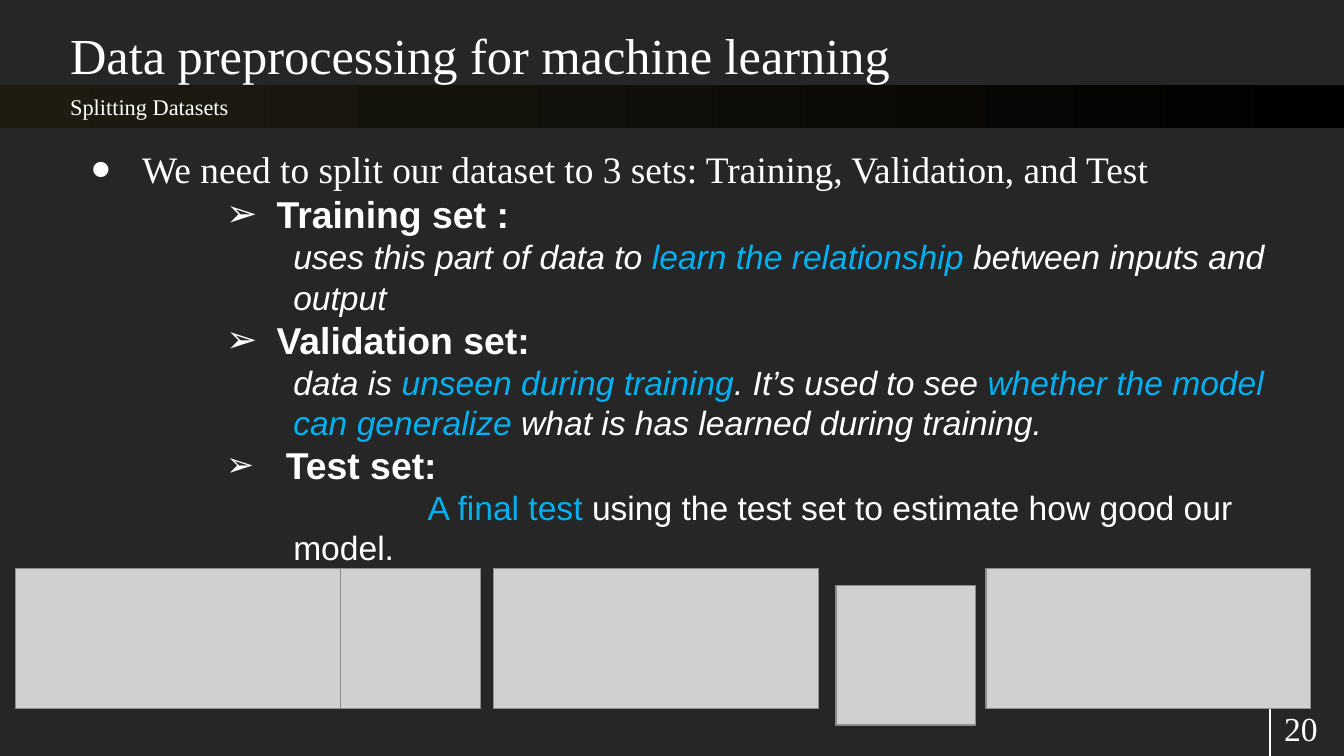
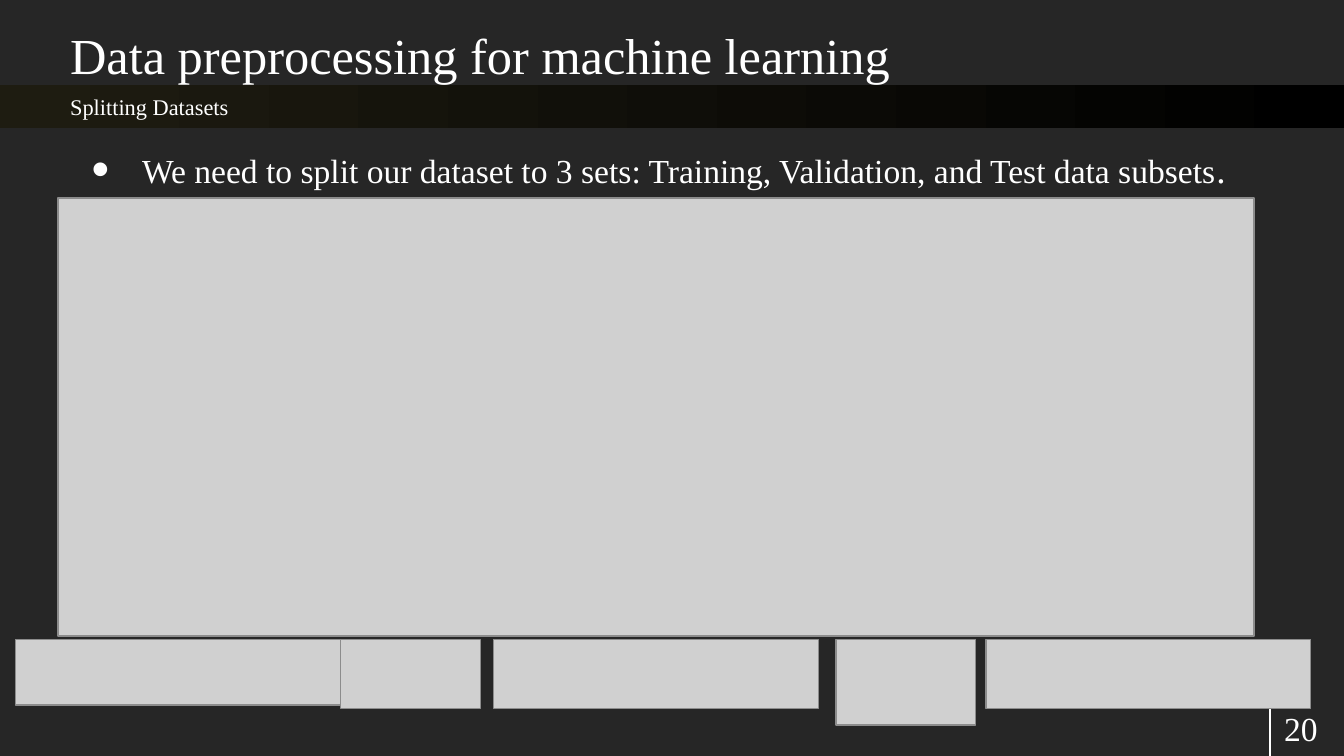
Before and after one commit to sherifRoshdy/Machine-learning-project, a slide deck: slide 20 of Presentation/final ml.pptx. Drawn at 1344x756 pixels with LibreOffice and Linux fonts; fonts in the diff are those of the drawing; grey boxes stand for pictures. Boxes give left, top, right and bottom in pixels: in the first picture for what was removed or moved away, otherwise in the second. Text is boxed around its words. In the diff, an @@ line names an element or a change of style, - is before the commit and + after.

```diff
--- a/Presentation/final ml.pptx
+++ b/Presentation/final ml.pptx
@@ text at [142,159,1215,190]: text changed; font Arial to Times New Roman; italic off @@
-• We need to split our dataset to 3 sets: Training, Validation, and Test
-    ➢ Training set :
-      uses this part of data to learn the relationship between inputs and output
-    ➢ Validation set:
-      data is unseen during training. It’s used to see whether the model can generalize what is has learned during training.
-    ➢ Test set:
-      A final test using the test set to estimate how good our model.
+• We need to split our dataset to 3 sets: Training, Validation, and Test data subsets.
@@ picture added at [58,198,1254,636] @@
@@ picture: place and size @@
-picture at [16,569,341,708]
+picture at [16,640,341,706]
@@ picture: place and size @@
-picture at [340,569,480,708]
+picture at [341,639,480,708]
@@ picture: place and size @@
-picture at [493,569,818,708]
+picture at [493,640,818,708]
@@ picture: place and size @@
-picture at [836,586,976,726]
+picture at [836,640,976,726]
@@ picture: place and size @@
-picture at [986,569,1312,708]
+picture at [986,640,1312,708]
```
Also in this commit, not shown: 1 other slide changed, 4 other files.
